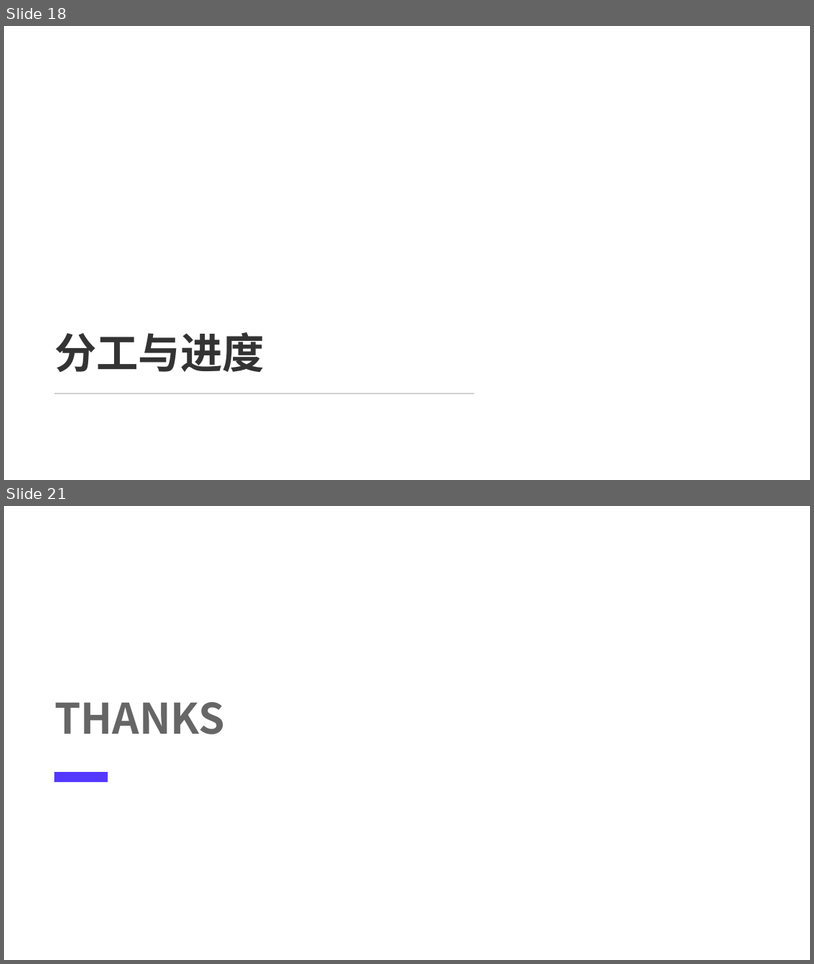
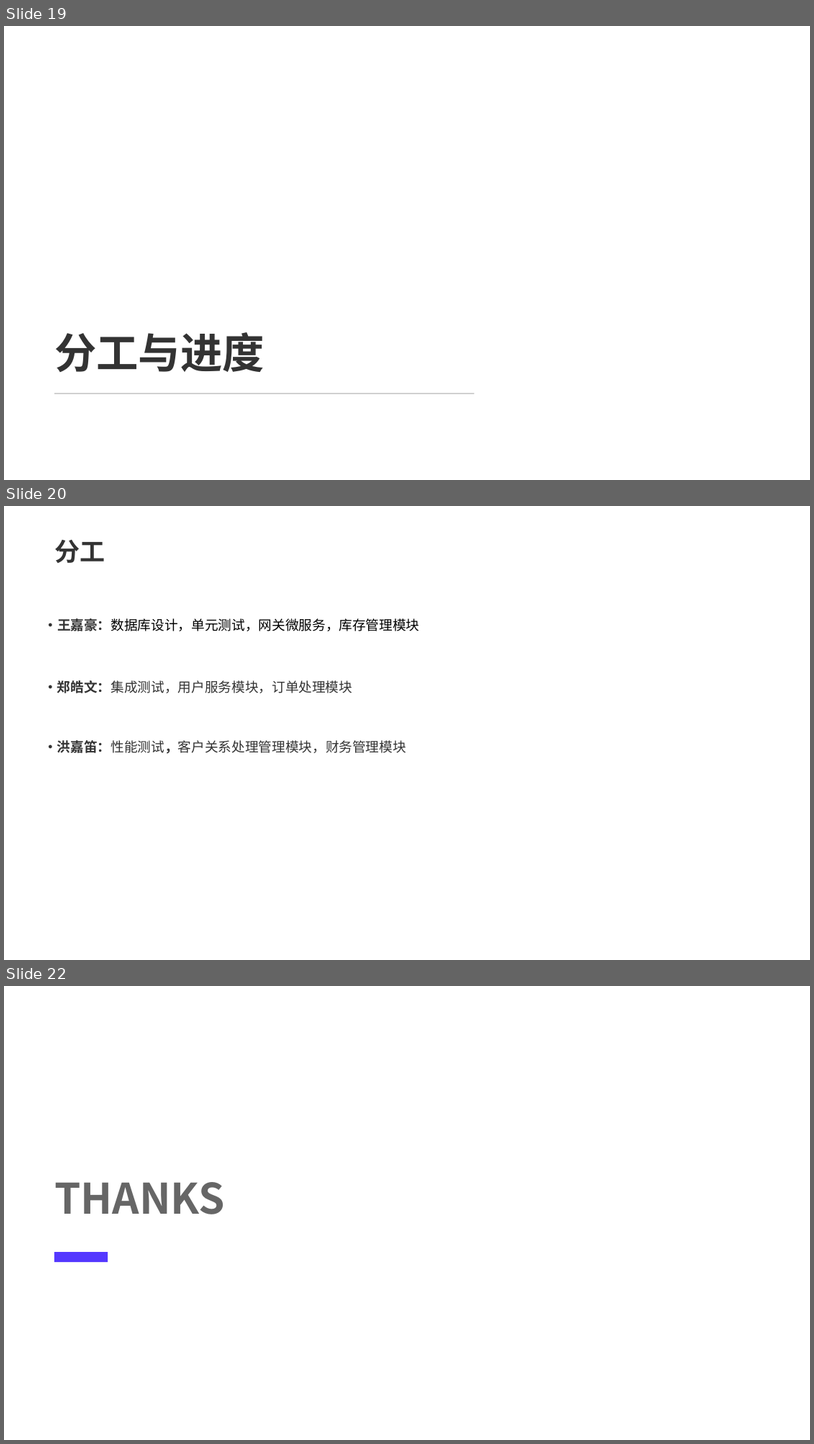
Before and after one commit to anymore131/mini-erp, a slide deck: 基于Spring Cloud的小型ERP系统设计.pptx. Shown one above the other, each under a label of ours: slides 18 and 21 before the commit, slides 19, 20 and 22 after it; the slides between them are not shown. The pictures are 814x964 and 814x1444 pixels, drawn with LibreOffice and Linux fonts; fonts in the diff are those of the drawing; background and template pictures are left out. Boxes give left, top, right and bottom in pixels: in the first picture for what was removed or moved away, otherwise in the second. Text is boxed around its words. In the diff, an @@ line names an element or a change of style, - is before the commit and + after.

```diff
--- a/基于Spring Cloud的小型ERP系统设计.pptx
+++ b/基于Spring Cloud的小型ERP系统设计.pptx
@@ slide 20 added at (x1=4, y1=506, x2=810, y2=960), background picture (left out) @@
@@ text added at (x1=54, y1=540, x2=105, y2=563), 22.5 pt, text #333333, bold @@
+分工
@@ text added at (x1=44, y1=618, x2=419, y2=631), 12 pt, text #000000 @@
+·王嘉豪：数据库设计，单元测试，网关微服务，库存管理模块
@@ text added at (x1=44, y1=680, x2=352, y2=693), 12 pt, text #333333 @@
+·郑皓文：集成测试，用户服务模块，订单处理模块
@@ text added at (x1=44, y1=740, x2=406, y2=754), 12 pt, text #333333 @@
+·洪嘉笛：性能测试，客户关系处理管理模块，财务管理模块
@@ what was slide 18 is now slide 19 @@
@@ what was slide 21 is now slide 22 @@
```
Also in this commit, not shown: 2 other slides added, 2 slides removed.
